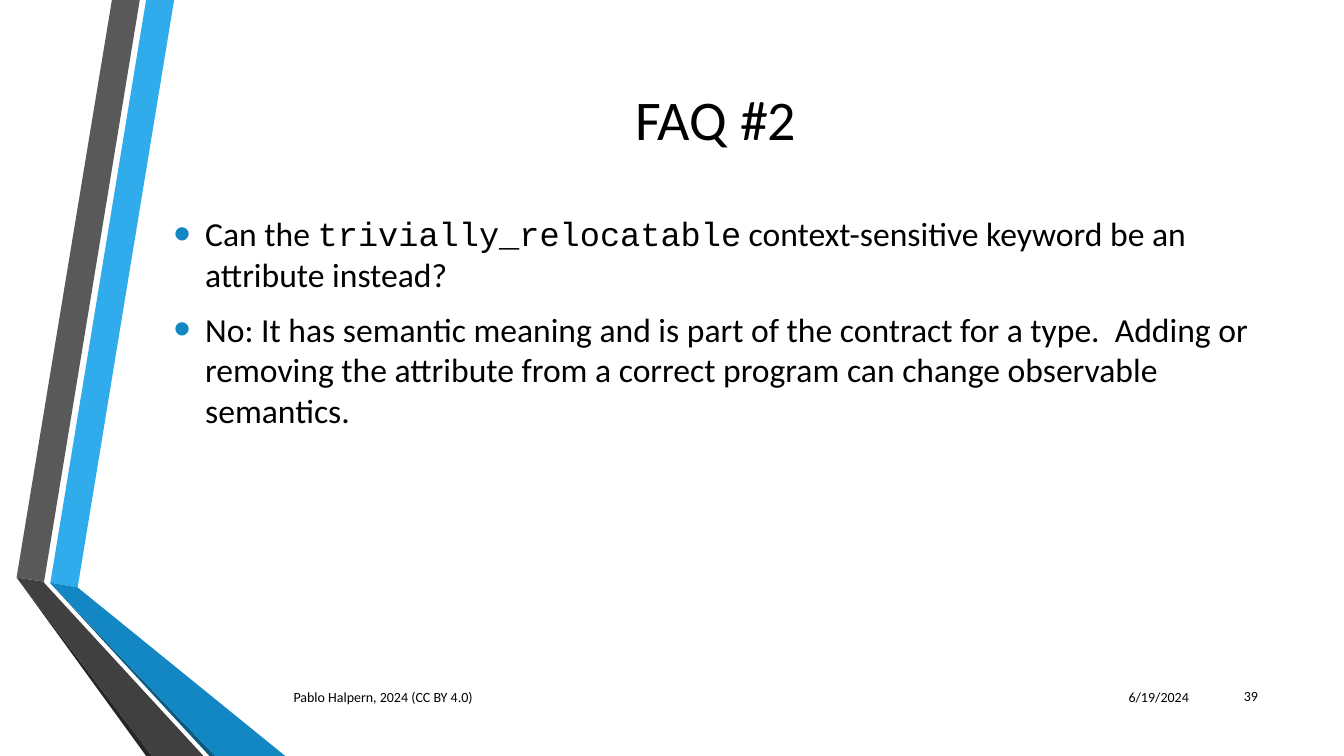
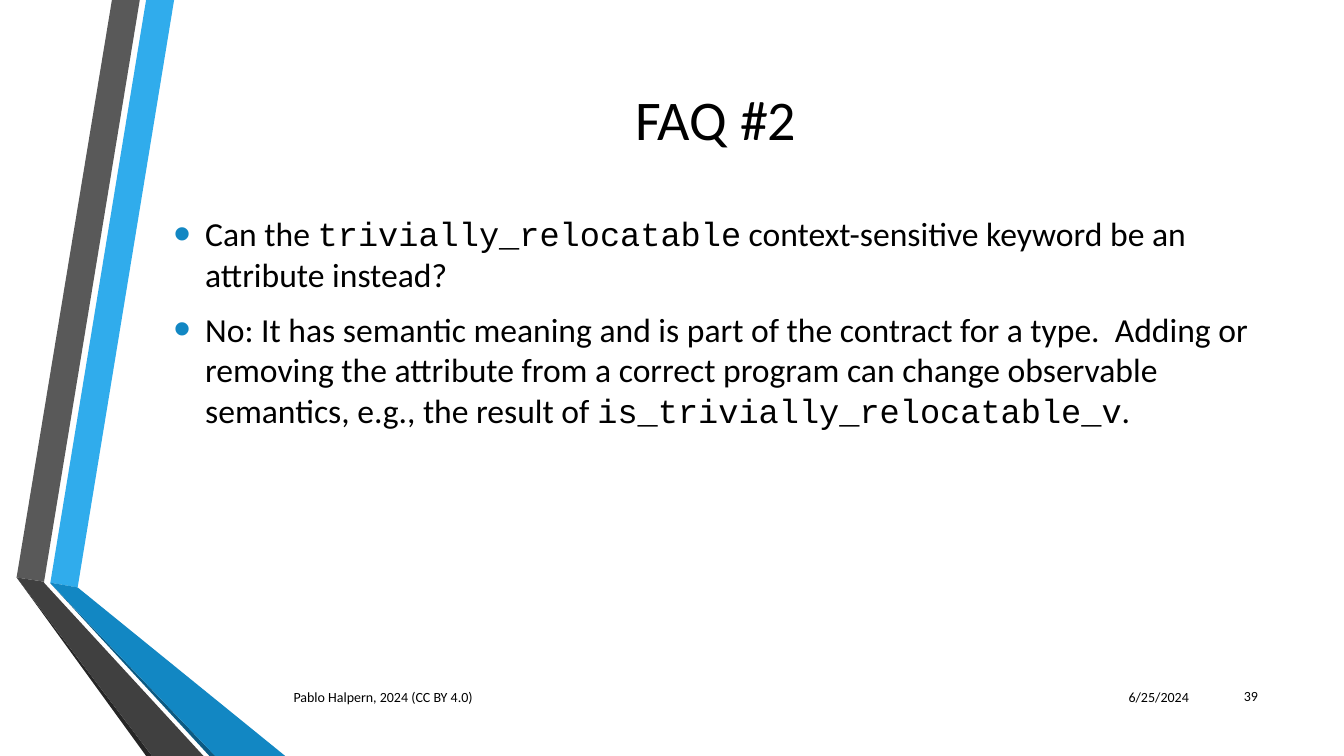
Before and after one commit to phalpern/WG21-halpern, a slide deck: slide 39 of relocate/Trivial Relocation - St. Louis 06-2024.pptx. Drawn at 1344x756 pixels with LibreOffice and Linux fonts; fonts in the diff are those of the drawing; background and template pictures are left out. Boxes give left, top, right and bottom in pixels: in the first picture for what was removed or moved away, otherwise in the second. Text is boxed around its words. In the diff, an @@ line names an element or a change of style, - is before the commit and + after.

```diff
--- a/relocate/Trivial Relocation - St. Louis 06-2024.pptx
+++ b/relocate/Trivial Relocation - St. Louis 06-2024.pptx
@@ text at [205,318,1247,430]: text changed @@
-• No: It has semantic meaning and is part of the contract for a type. Adding or removing the attribute from a correct program can change observable semantics.
+• No: It has semantic meaning and is part of the contract for a type. Adding or removing the attribute from a correct program can change observable semantics, e.g., the result of is_trivially_relocatable_v.
@@ text at [1129,692,1189,703]: text changed @@
-6/19/2024
+6/25/2024
```
Also in this commit, not shown: 44 other slides changed.
